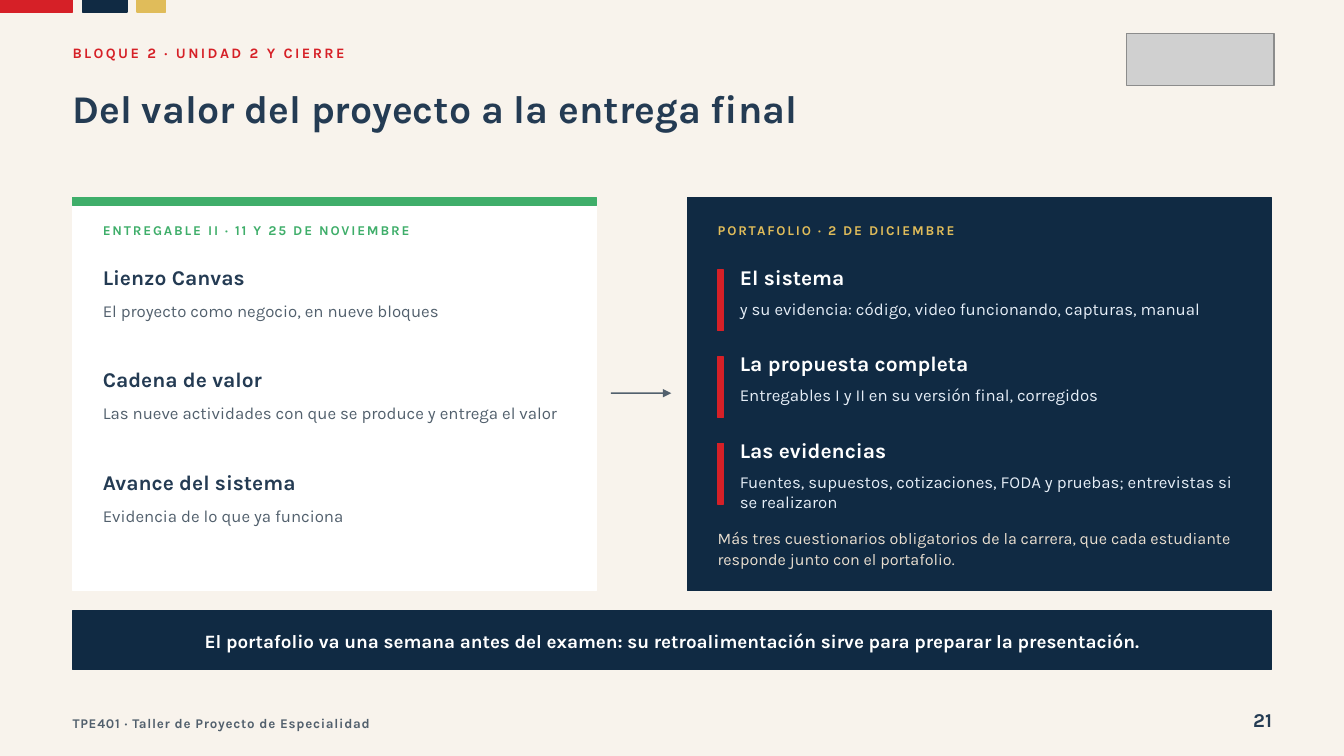
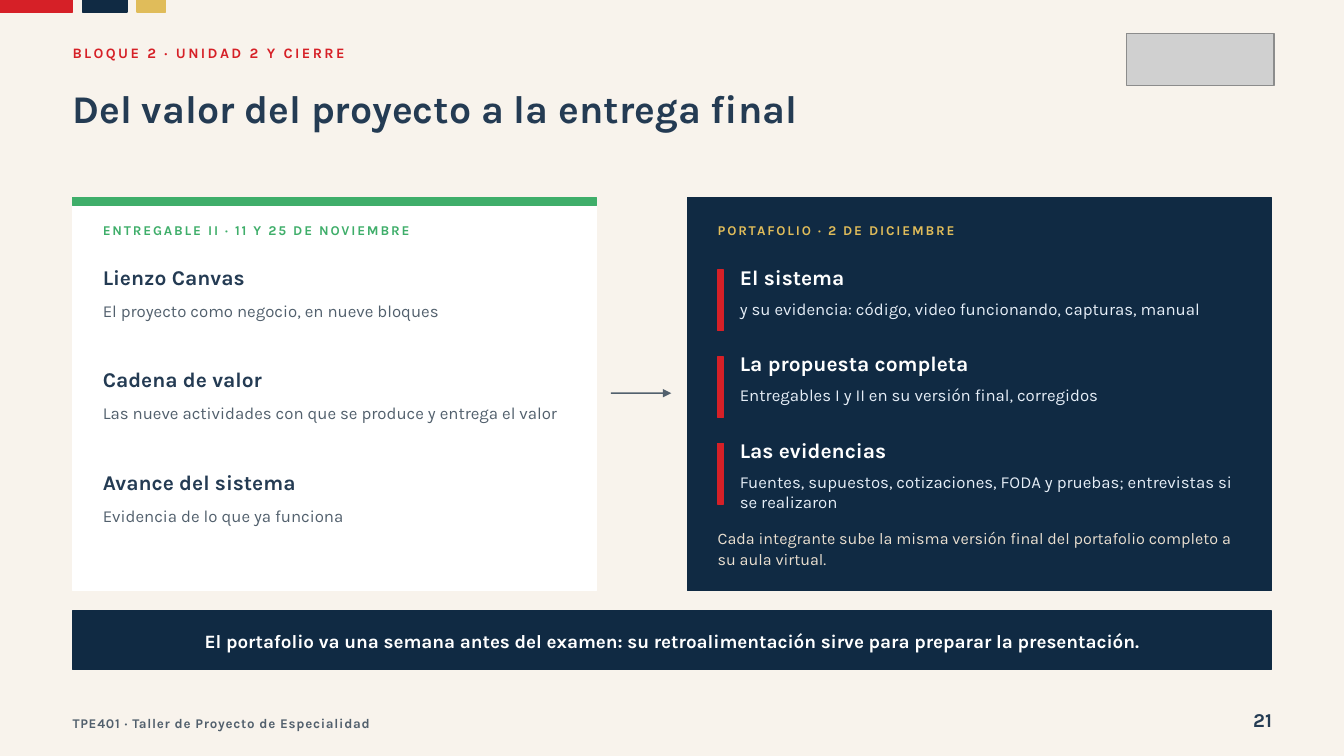
Before and after one commit to Dieg0Code/tpe401-taller-de-proyecto-de-especialidad, a slide deck: slide 21 of clases/semana-01/01/ppt/Clase-01-Un-Software-Para-Alguien-Real.pptx. Drawn at 1344x756 pixels with LibreOffice and Linux fonts; fonts in the diff are those of the drawing; grey boxes stand for pictures. Boxes give left, top, right and bottom in pixels: in the first picture for what was removed or moved away, otherwise in the second. Text is boxed around its words. In the diff, an @@ line names an element or a change of style, - is before the commit and + after.

```diff
--- a/clases/semana-01/01/ppt/Clase-01-Un-Software-Para-Alguien-Real.pptx
+++ b/clases/semana-01/01/ppt/Clase-01-Un-Software-Para-Alguien-Real.pptx
@@ text at bbox=[718, 532, 1231, 565]: text changed @@
-Más tres cuestionarios obligatorios de la carrera, que cada estudiante responde junto con el portafolio.
+Cada integrante sube la misma versión final del portafolio completo a su aula virtual.
```
Also in this commit, not shown: 7 other files.
